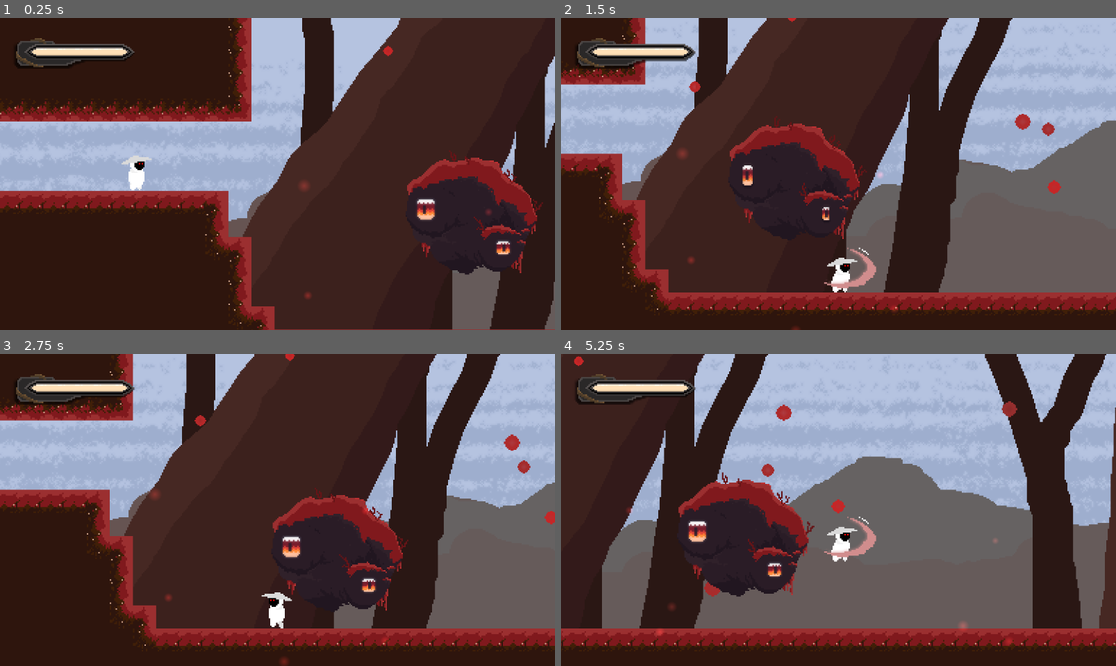
Above: before the commit, frames 1-4 (two rows, left to right).
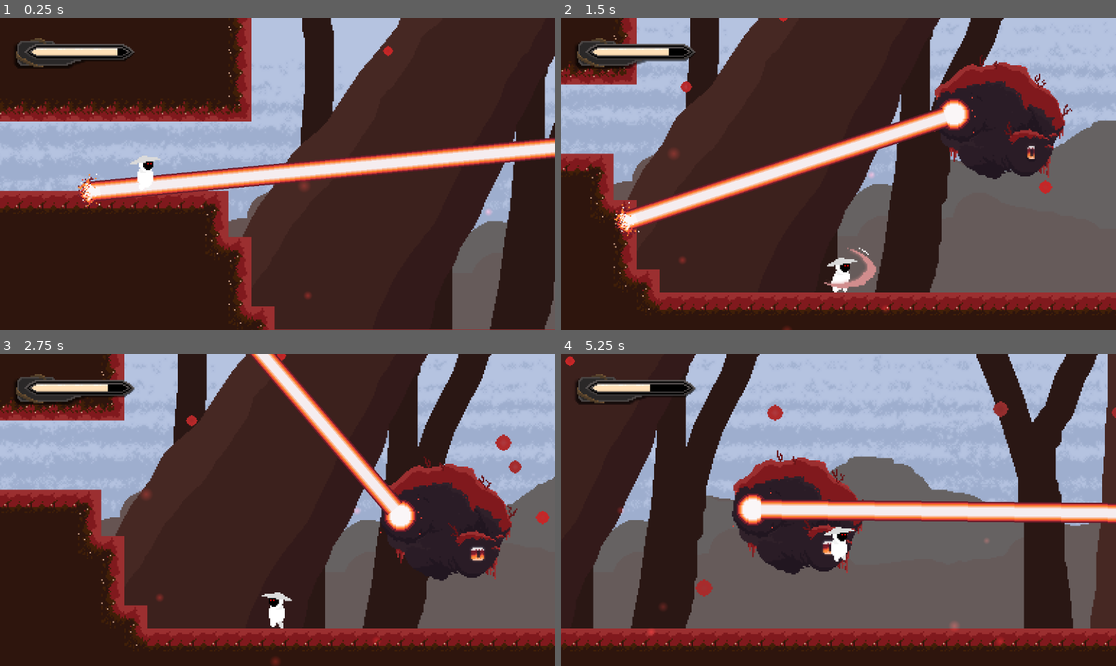
Above: after the commit, the same moments.

Repository: KirstenMayland/color2Dmetroidvania
Game: Godot game, scene res://scenes/levels/russet_grove_4.tscn
Same seed, same stepped clock (60 frames per second), same inputs: the game is played once before the commit and once after it. This scene is started directly instead of the project's main scene.
Inputs (mouse positions are in pixels of both pictures, inside the frame that each line leads up to):
- Up to frame 1 (0.25 s): no input
- Up to frame 2 (1.5 s): move the mouse to (960, 158) at 0.52 s; hold D (move_right) from 0.53 s (still down); tap E (attack) at 0.6, 1.35 s; tap Space (jump) at 0.77 s; move the mouse to (727, 189) at 1.27 s
- Up to frame 3 (2.75 s): tap Space (jump) at 1.52 s; move the mouse to (333, 441) at 2.02 s; release D (move_right) at 2.03 s; hold A (move_left) from 2.03 s (still down); tap E (attack) at 2.1 s
- Up to frame 4 (5.25 s): move the mouse to (810, 572) at 2.77 s; release A (move_left) at 2.78 s; hold D (move_right) 2.78-4.28 s; tap E (attack) every 0.75 s from 2.85 to 5.1 s; tap Space (jump) at 3.02, 3.77, 4.52 s; move the mouse to (1005, 556) at 3.52 s; move the mouse to (672, 463) at 4.27 s; hold A (move_left) 4.28-5.03 s; move the mouse to (866, 510) at 5.02 s; hold D (move_right) from 5.03 s (still down)

The runs differ from the first frame. In frame 1, 9.2% of the frame differs, in the area x 14-100%, y 9-83%; in frame 2, 21%; in frame 3, 20%; in frame 4, 23%, in the area x 0-100%, y 0-94%.

Commit message:
functioning mouse following laser

Diff:
--- /dev/null
+++ b/scenes/components/direction_component.tscn
@@ -0,0 +1,6 @@
+[gd_scene load_steps=2 format=3 uid="uid://cynv53tkxjt1o"]
+
+[ext_resource type="Script" path="res://scripts/components/direction_component.gd" id="1_0roqt"]
+
+[node name="DirectionComponent" type="Node2D"]
+script = ExtResource("1_0roqt")
--- /dev/null
+++ b/scenes/components/laser_component.tscn
@@ -0,0 +1,40 @@
+[gd_scene load_steps=7 format=3 uid="uid://knfhls4iere7"]
+
+[ext_resource type="Script" path="res://scripts/components/laser_component.gd" id="1_ccwnr"]
+[ext_resource type="Texture2D" uid="uid://fklokas7wn18" path="res://assets/entities/grove_guardian/laser-Charge.png" id="2_3rmui"]
+[ext_resource type="Texture2D" uid="uid://ca8w8fkj6klqf" path="res://assets/entities/grove_guardian/laser-Shoot.png" id="3_2ak2g"]
+[ext_resource type="Script" path="res://scripts/components/hitbox_component.gd" id="3_lq837"]
+[ext_resource type="Texture2D" uid="uid://c7pavbsn0vlf" path="res://assets/entities/grove_guardian/laser-CollisionSparks.png" id="5_p8dae"]
+
+[sub_resource type="SegmentShape2D" id="SegmentShape2D_m0qdr"]
+b = Vector2(87, 0)
+
+[node name="LaserComponent" type="Node2D"]
+script = ExtResource("1_ccwnr")
+
+[node name="Charge" type="Sprite2D" parent="."]
+position = Vector2(0.125, 0)
+texture = ExtResource("2_3rmui")
+hframes = 8
+frame = 5
+
+[node name="RayCast2D" type="RayCast2D" parent="."]
+target_position = Vector2(85, 0)
+
+[node name="Line2D" type="Line2D" parent="."]
+points = PackedVector2Array(0, 0, 89, 0)
+width = 64.0
+default_color = Color(0.980392, 0.964706, 0.968627, 1)
+texture = ExtResource("3_2ak2g")
+texture_mode = 1
+
+[node name="HitboxComponent" type="Area2D" parent="Line2D"]
+collision_layer = 4
+collision_mask = 4
+script = ExtResource("3_lq837")
+
+[node name="CollisionShape2D" type="CollisionShape2D" parent="Line2D/HitboxComponent"]
+shape = SubResource("SegmentShape2D_m0qdr")
+
+[node name="CollisionSparks" type="Sprite2D" parent="."]
+texture = ExtResource("5_p8dae")
--- a/scenes/entities/grove_guardian.tscn
+++ b/scenes/entities/grove_guardian.tscn
@@ -1,9 +1,11 @@
-[gd_scene load_steps=21 format=3 uid="uid://xlupq7k0124k"]
+[gd_scene load_steps=23 format=3 uid="uid://xlupq7k0124k"]
 
 [ext_resource type="Texture2D" uid="uid://d0djuollqe6ux" path="res://assets/entities/grove_guardian/grove_guardian_2.0-Idle.png" id="1_04r56"]
 [ext_resource type="Script" path="res://scripts/entities/grove_guardian.gd" id="1_ukhr5"]
 [ext_resource type="PackedScene" uid="uid://d2ojf0bbv5n5j" path="res://scenes/components/health_component.tscn" id="2_ps1je"]
 [ext_resource type="PackedScene" uid="uid://dty8yax2de5v4" path="res://scenes/components/hurtbox_component.tscn" id="4_s11qr"]
+[ext_resource type="PackedScene" uid="uid://knfhls4iere7" path="res://scenes/components/laser_component.tscn" id="5_k3qm2"]
+[ext_resource type="PackedScene" uid="uid://cynv53tkxjt1o" path="res://scenes/components/direction_component.tscn" id="6_v34r5"]
 
 [sub_resource type="AtlasTexture" id="AtlasTexture_i3lcj"]
 atlas = ExtResource("1_04r56")
@@ -186,3 +188,9 @@
 rotation = -1.56945
 shape = SubResource("CapsuleShape2D_i2r7u")
 debug_color = Color(0.686275, 0, 0, 0.419608)
+
+[node name="LaserComponent" parent="." instance=ExtResource("5_k3qm2")]
+position = Vector2(-33, -9)
+based_width = 64.0
+
+[node name="DirectionComponent" parent="." instance=ExtResource("6_v34r5")]
--- a/scenes/entities/player.tscn
+++ b/scenes/entities/player.tscn
@@ -1205,7 +1205,7 @@
 polygon = PackedVector2Array(-5, -1, -5, 12, 6, 12, 6, -8, 2, -12, -2, -12, -5, -8)
 
 [node name="HealthComponent" parent="." instance=ExtResource("13_3h35b")]
-max_health = 30.0
+max_health = 100.0
 
 [node name="HurtboxComponent" parent="." node_paths=PackedStringArray("health_component", "invulnerablilty_timer") instance=ExtResource("14_jqlrc")]
 visible = false
@@ -1226,7 +1226,6 @@
 [node name="CollisionShape2D" type="CollisionShape2D" parent="HitboxComponent"]
 position = Vector2(16.602, -15.2365)
 rotation = 1.19655
-scale = Vector2(1, 1)
 shape = SubResource("RectangleShape2D_3i8uc")
 disabled = true
 debug_color = Color(0.685779, 0, 0, 0.419608)
--- a/scenes/entities/sheep.tscn
+++ b/scenes/entities/sheep.tscn
@@ -1,10 +1,11 @@
-[gd_scene load_steps=9 format=3 uid="uid://wbbgttji4k7b"]
+[gd_scene load_steps=10 format=3 uid="uid://wbbgttji4k7b"]
 
 [ext_resource type="Script" path="res://scripts/entities/sheep.gd" id="1_xv23r"]
 [ext_resource type="Texture2D" uid="uid://b5yf3qbb7bv6q" path="res://assets/entities/sheep/sheep.png" id="2_m7uom"]
 [ext_resource type="PackedScene" uid="uid://d2ojf0bbv5n5j" path="res://scenes/components/health_component.tscn" id="3_i5oi7"]
 [ext_resource type="PackedScene" uid="uid://dty8yax2de5v4" path="res://scenes/components/hurtbox_component.tscn" id="4_r5lim"]
 [ext_resource type="PackedScene" uid="uid://dodtc5a30e5v2" path="res://scenes/components/hitbox_component.tscn" id="5_rmope"]
+[ext_resource type="PackedScene" uid="uid://cynv53tkxjt1o" path="res://scenes/components/direction_component.tscn" id="6_s6fi6"]
 
 [sub_resource type="SpriteFrames" id="SpriteFrames_tfjjf"]
 animations = [{
@@ -49,3 +50,5 @@
 position = Vector2(10, -5)
 shape = SubResource("RectangleShape2D_5hrmn")
 debug_color = Color(0.686275, 0, 0, 0.419608)
+
+[node name="DirectionComponent" parent="." instance=ExtResource("6_s6fi6")]
--- a/scenes/levels/russet_grove_4.tscn
+++ b/scenes/levels/russet_grove_4.tscn
@@ -509,10 +509,10 @@
 layer_1/tile_data = PackedInt32Array(0, 786432, 2, 1, 786432, 2, 2, 786432, 2, 3, 786432, 2, 4, 786432, 2, 5, 786432, 2 …(35543 unchanged characters)…
 
 [node name="GroveGuardian" parent="." instance=ExtResource("6_tbiij")]
-position = Vector2(390, 296)
+position = Vector2(549.321, 244.298)
 
 [node name="Core" parent="." instance=ExtResource("5_6u0pk")]
-position = Vector2(144, 256)
+position = Vector2(150, 258)
 
 [node name="CameraBoundariesComponent" parent="." instance=ExtResource("3_5xa0h")]
 visible = false
@@ -522,6 +522,7 @@
 shape = SubResource("RectangleShape2D_lsyqt")
 
 [node name="EntranceMarkers" type="Node2D" parent="."]
+position = Vector2(356, 290)
 
 [node name="russet_grove_2" type="Marker2D" parent="EntranceMarkers"]
 position = Vector2(843, 45)
--- /dev/null
+++ b/scripts/components/direction_component.gd
@@ -0,0 +1,21 @@
+extends Node2D
+class_name DirectionComponent
+
+
+func get_direction_vector_to_player():
+	var character_node = get_parent()
+	if character_node != null:
+		var core_node = character_node.get_parent().get_node("Core")
+		if core_node != null:
+			var player_node = core_node.get_node("Player") as Player
+			if player_node != null:
+				return (player_node.global_position - global_position).normalized()
+	return Vector2.ZERO
+
+func sweep(location, left, right, delta):
+	if location >= right:
+		location -= delta
+	if location <= left:
+		location += delta
+
+	return location
--- a/scripts/components/hitbox_component.gd
+++ b/scripts/components/hitbox_component.gd
@@ -15,3 +15,6 @@
 
 func get_damage_dealt():
 	return damage_dealt
+
+func set_damage_dealt(amount):
+	damage_dealt = amount
--- /dev/null
+++ b/scripts/components/laser_component.gd
@@ -0,0 +1,40 @@
+extends Node2D
+
+const max_range = 5000
+
+@export var based_width: float = 15
+@export var beam_dist_from_center: float = 6
+@export var damage_dealt: float = 10
+
+@onready var ray_cast = $RayCast2D
+@onready var line = $Line2D
+@onready var hitbox = $Line2D/HitboxComponent
+@onready var collision_line = $Line2D/HitboxComponent/CollisionShape2D
+@onready var collision_sparks = $CollisionSparks
+
+# Called when the node enters the scene tree for the first time.
+func _ready():
+	hitbox.set_damage_dealt(damage_dealt)
+
+# Called every frame. 'delta' is the elapsed time since the previous frame.
+func _process(delta):
+	line.width = based_width
+
+	var mouse_position = get_local_mouse_position()
+	var max_cast_to = mouse_position.normalized() * max_range
+	ray_cast.target_position = max_cast_to
+
+	if ray_cast.is_colliding():
+		collision_sparks.global_position = ray_cast.get_collision_point()
+
+		line.set_point_position(0, Vector2(beam_dist_from_center*cos(line.points[1].angle()), beam_dist_from_center*sin(line.points[1].angle()) ))
+		line.set_point_position(1, line.to_local(collision_sparks.global_position))
+
+		collision_line.shape.b = line.to_local(collision_sparks.global_position)
+	else:
+		collision_sparks.global_position = ray_cast.target_position
+
+		line.points[1] = collision_sparks.global_position
+		collision_line.shape.b = collision_sparks.global_position
+
+	collision_sparks.rotation = line.points[1].angle()
--- a/scripts/entities/grove_guardian.gd
+++ b/scripts/entities/grove_guardian.gd
@@ -4,6 +4,7 @@
 
 @onready var animation = $AnimationPlayer
 @onready var health_component: HealthComponent = $HealthComponent
+@onready var direction_component: DirectionComponent = $DirectionComponent
 
 # ----------------------------------------------------------------
 # -----------------------------ready------------------------------
@@ -18,12 +19,10 @@
 # ---------------------_physics_process---------------------------
 # ----------------------------------------------------------------
 func _physics_process(delta):
-	move()
+	move(direction_component.get_direction_vector_to_player())
 	update_animation_parameters(delta)
 
-func move():
-	var direction = get_direction_vector_to_player()
-
+func move(direction):
 	# Horizontal movement
 	if direction.x != 0:
 		velocity.x = direction.x * max_speed
@@ -35,12 +34,5 @@
 	move_and_slide()
 
 
-func get_direction_vector_to_player():
-	var player_node = get_parent().get_node("Core").get_node("Player") as Player
-	if player_node != null:
-		return (player_node.global_position - global_position).normalized()
-	return Vector2.ZERO
-
-
 func update_animation_parameters(_delta):
 	animation.play("Idle")
--- a/scripts/entities/sheep.gd
+++ b/scripts/entities/sheep.gd
@@ -5,6 +5,8 @@
 @export var jump_velocity : float = -200.0
 
 @onready var health_component: HealthComponent = $HealthComponent
+@onready var direction_component: DirectionComponent = $DirectionComponent
+
 var direction_old_x: float = 1
 var gravity = ProjectSettings.get_setting("physics/2d/default_gravity")
 
@@ -26,7 +28,7 @@
 	if not is_on_floor():
 		velocity.y += gravity * delta
 
-	move(get_direction_vector_to_player())
+	move(direction_component.get_direction_vector_to_player())
 
 func move(direction):
 	# Horizontal movement
@@ -43,11 +45,3 @@
 		velocity.y = jump_velocity
 
 	move_and_slide()
-
-func get_direction_vector_to_player():
-	var core_node = get_parent().get_node("Core")
-	if core_node != null:
-		var player_node = core_node.get_node("Player") as Player
-		if player_node != null:
-			return (player_node.global_position - global_position).normalized()
-	return Vector2.ZERO
Binary file changed: assets/entities/grove_guardian/grove_guardian_2.0.aseprite
Binary file added: assets/entities/grove_guardian/laser-Charge.png
Not shown, added: assets/entities/grove_guardian/laser-Charge.png.import
Binary file added: assets/entities/grove_guardian/laser-CollisionSparks.png
Not shown, added: assets/entities/grove_guardian/laser-CollisionSparks.png.import
Binary file added: assets/entities/grove_guardian/laser-Shoot.png
Not shown, added: assets/entities/grove_guardian/laser-Shoot.png.import
Binary file added: assets/entities/grove_guardian/laser.aseprite
Not shown, changed: text/TODO.md
